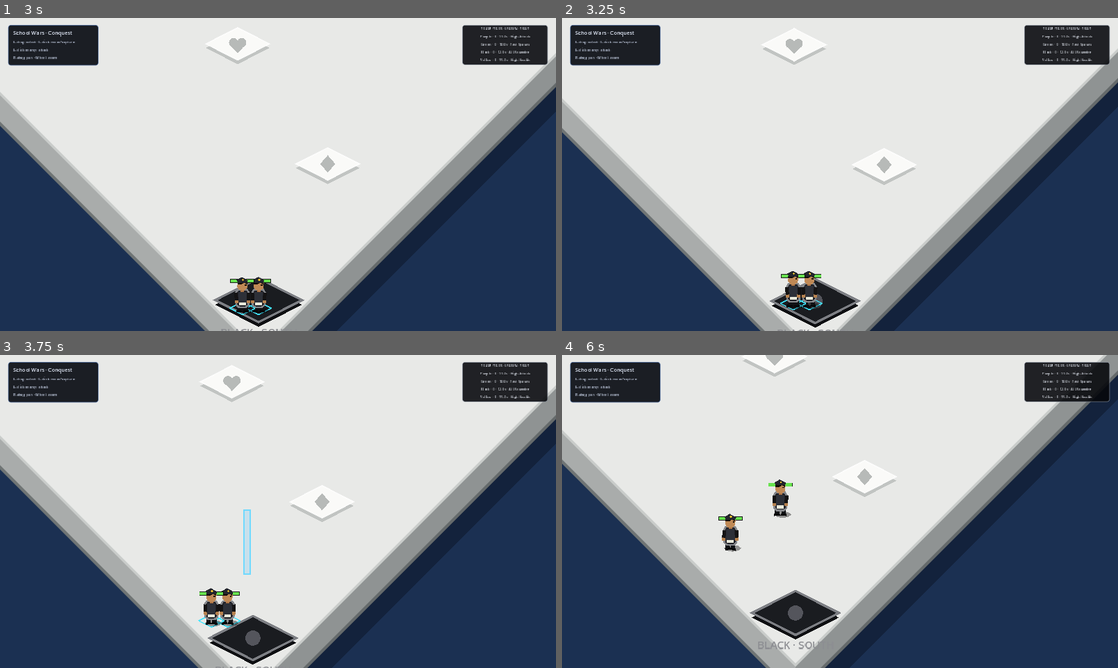
Above: before the commit, frames 1-4 (two rows, left to right).
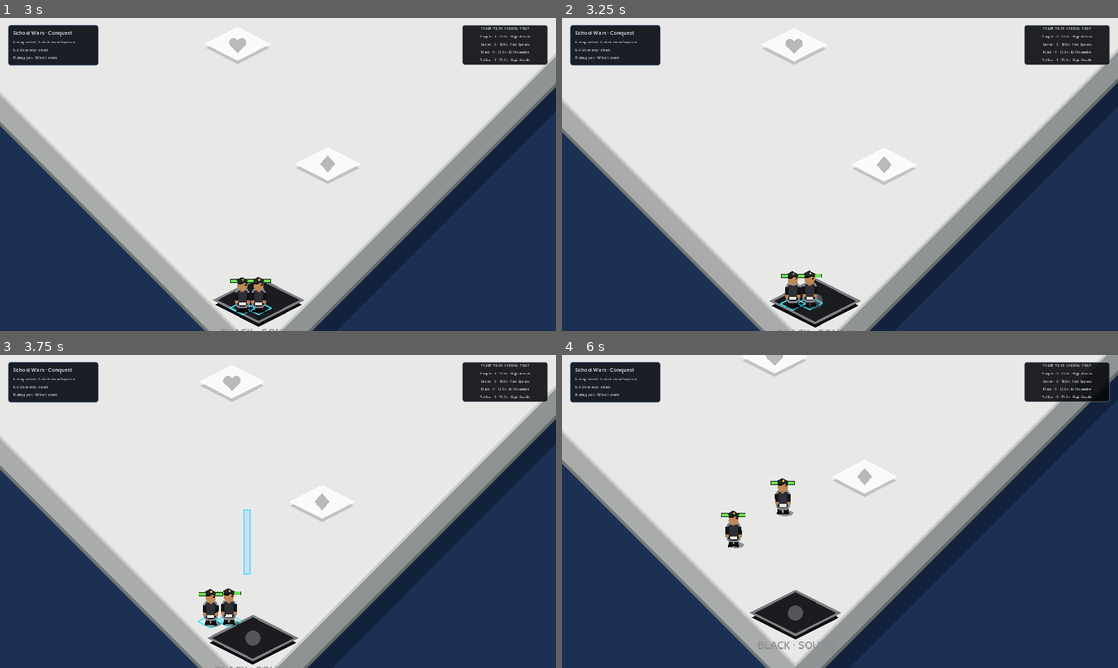
Above: after the commit, the same moments.

Repository: knigfty/school-wars
Game: Godot game, scene res://Scenes/main.tscn
The game is run twice, just before and just after one commit, with the same random seed, the same clock (stepped at 60 frames per second) and the same inputs.
Inputs (mouse positions are in pixels of both pictures, inside the frame that each line leads up to):
- Up to frame 1 (3 s): click (105, 274) at 0.5 s; tap Enter at 1.25 s; move the mouse to (400, 158) at 1.27 s; tap K (camera_pan_down) at 1.35 s; click (400, 158) at 1.42 s; drag from (166, 190) to (344, 27) at 2.02 s; move the mouse to (333, 105) at 2.77 s; tap L (camera_pan_right) at 2.85 s; click (333, 105) at 2.92 s
- Up to frame 2 (3.25 s): no input
- Up to frame 3 (3.75 s): drag from (250, 574) to (233, 383) at 3.52 s
- Up to frame 4 (6 s): move the mouse to (1006, 558) at 4.27 s; tap K (camera_pan_down) at 4.35 s; click (1006, 558) at 4.42 s; drag from (673, 464) to (756, 433) at 5.02 s; move the mouse to (867, 511) at 5.77 s; tap L (camera_pan_right) at 5.85 s; click (867, 511) at 5.92 s

Frame 1 is identical in both runs. In frame 2, 0.1% of the frame differs, in the area x 39-47%, y 80-94%; in frame 3, 0.3%; in frame 4, 0.6%, in the area x 28-42%, y 39-63%.

Commit message:
feat: add natural pursuit and unit separation

Diff:
--- a/Scripts/Characters/student_controller.gd
+++ b/Scripts/Characters/student_controller.gd
@@ -15,6 +15,8 @@
 
 @export var stats: StudentStats
 @export var team: TeamDefinition
+@export_range(20.0, 80.0, 2.0) var separation_radius: float = 34.0
+@export_range(0.0, 1.0, 0.05) var separation_weight: float = 0.45
 
 var current_health: float = 0.0
 var maximum_health: float = 0.0
@@ -56,9 +58,10 @@
 			_move_intent = Vector2.ZERO
 			_perform_attack(combat_target)
 		elif combat_target == _attack_target:
-			_move_intent = _get_crisscross_direction(target_offset)
-
-	var target_velocity: Vector2 = _move_intent * stats.movement_speed
+			_move_intent = target_offset.normalized()
+
+	var steered_intent: Vector2 = _get_separated_move_intent()
+	var target_velocity: Vector2 = steered_intent * stats.movement_speed
 	var change_rate: float = (
 		stats.acceleration
 		if not _move_intent.is_zero_approx()
@@ -186,18 +189,20 @@
 	return nearest_enemy
 
 
-func _get_crisscross_direction(offset: Vector2) -> Vector2:
-	var diagonal_down_amount: float = (offset.x + offset.y) * 0.5
-	var diagonal_up_amount: float = (offset.x - offset.y) * 0.5
-	if absf(diagonal_down_amount) >= absf(diagonal_up_amount):
-		return Vector2(
-			signf(diagonal_down_amount),
-			signf(diagonal_down_amount)
-		).normalized()
-	return Vector2(
-		signf(diagonal_up_amount),
-		-signf(diagonal_up_amount)
-	).normalized()
+func _get_separated_move_intent() -> Vector2:
+	if _move_intent.is_zero_approx():
+		return Vector2.ZERO
+	var separation: Vector2 = Vector2.ZERO
+	for node: Node in get_tree().get_nodes_in_group(STUDENT_GROUP):
+		var other: StudentController = node as StudentController
+		if other == null or other == self or other.get_team_id() != get_team_id():
+			continue
+		var away: Vector2 = global_position - other.global_position
+		var distance: float = away.length()
+		if distance <= 0.01 or distance >= separation_radius:
+			continue
+		separation += away.normalized() * (1.0 - distance / separation_radius)
+	return (_move_intent + separation * separation_weight).limit_length(1.0)
 
 
 func _perform_attack(target: StudentController) -> void:
